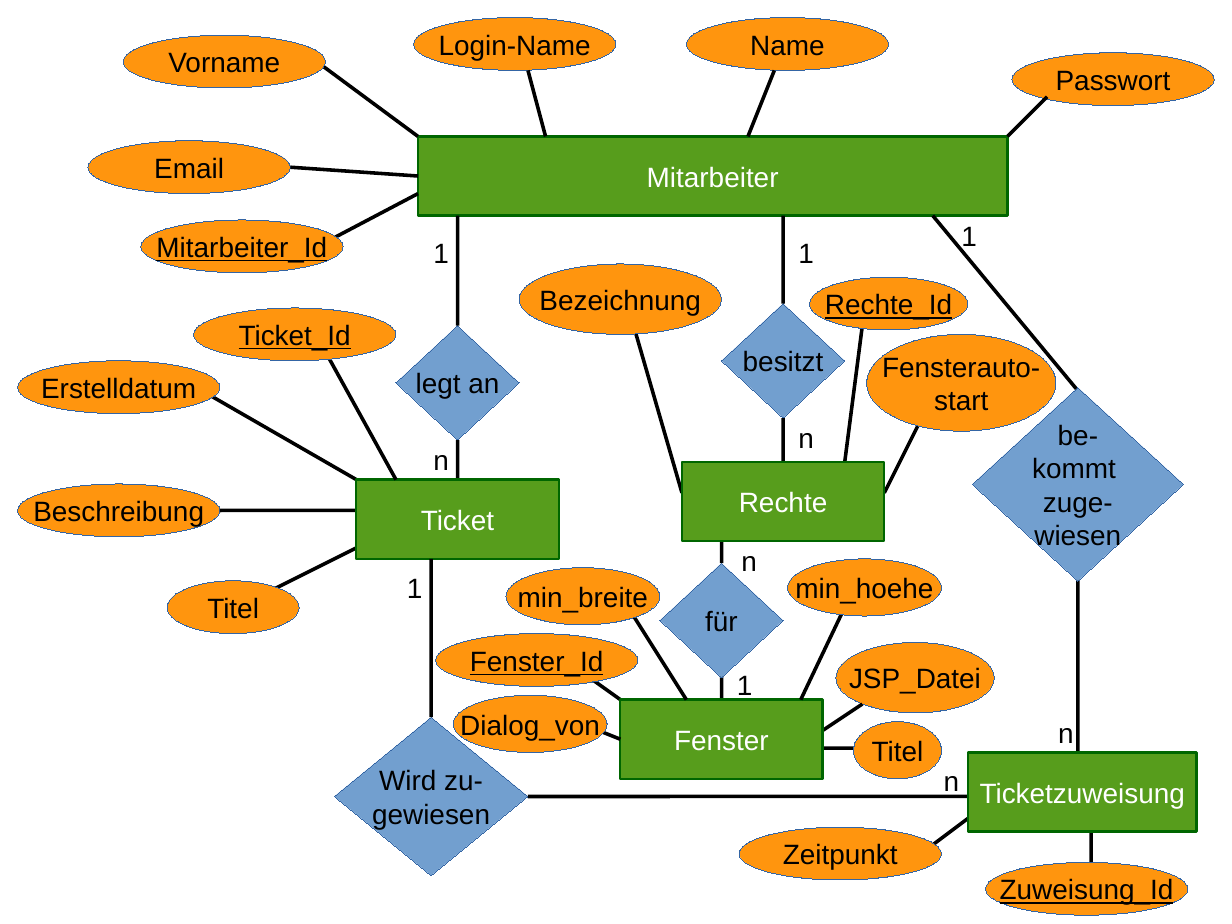
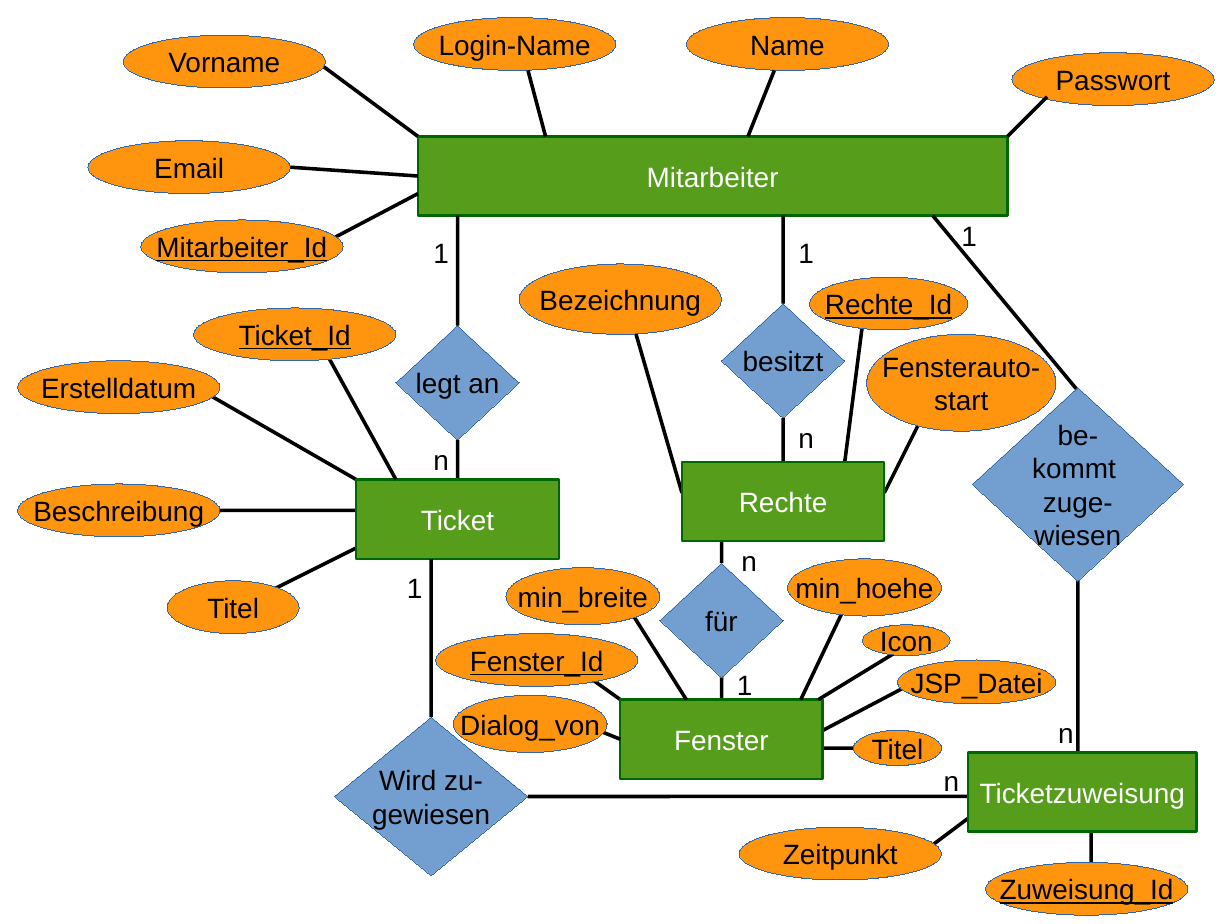
Before and after one commit to sapDevelop/teltick, a slide deck: slide 1 of teltick/Dokumente/erd.odp. Drawn at 1232x924 pixels with LibreOffice and Linux fonts; fonts in the diff are those of the drawing. Boxes give left, top, right and bottom in pixels: in the first picture for what was removed or moved away, otherwise in the second. Text is boxed around its words. In the diff, an @@ line names an element or a change of style, - is before the commit and + after.

Commit message:
Datenbank: Tabelle Fenster Feld für das Icon eingefügt

```diff
--- a/teltick/Dokumente/erd.odp
+++ b/teltick/Dokumente/erd.odp
@@ ellipse added at bbox=[863, 625, 951, 656], fill #FF950E, outline #3465A4 0 pt, 18 pt, text #000000 @@
+Icon
@@ line added from (818, 700) to (898, 652), #000000 2.3 pt @@
@@ line moved from (823, 731) - (863, 704) to (823, 731) - (907, 686) @@
@@ ellipse "JSP_Datei": place and size @@
-ellipse "JSP_Datei" at bbox=[836, 643, 995, 713]
+ellipse "JSP_Datei" at bbox=[898, 661, 1056, 704]
@@ ellipse "Titel": place and size @@
-ellipse "Titel" at bbox=[854, 722, 942, 779]
+ellipse "Titel" at bbox=[854, 731, 942, 766]
```
Also in this commit, not shown: 6 other files.
